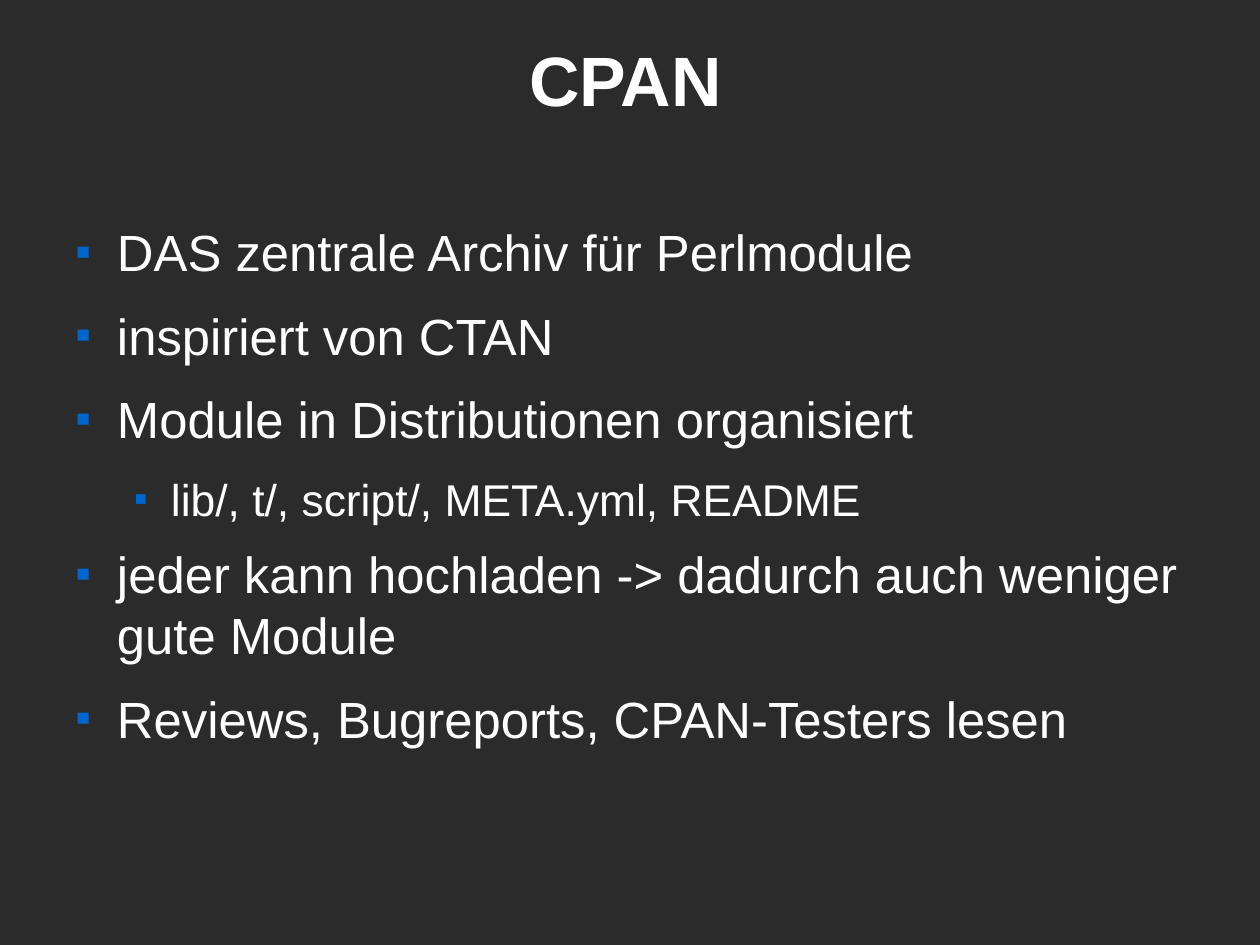
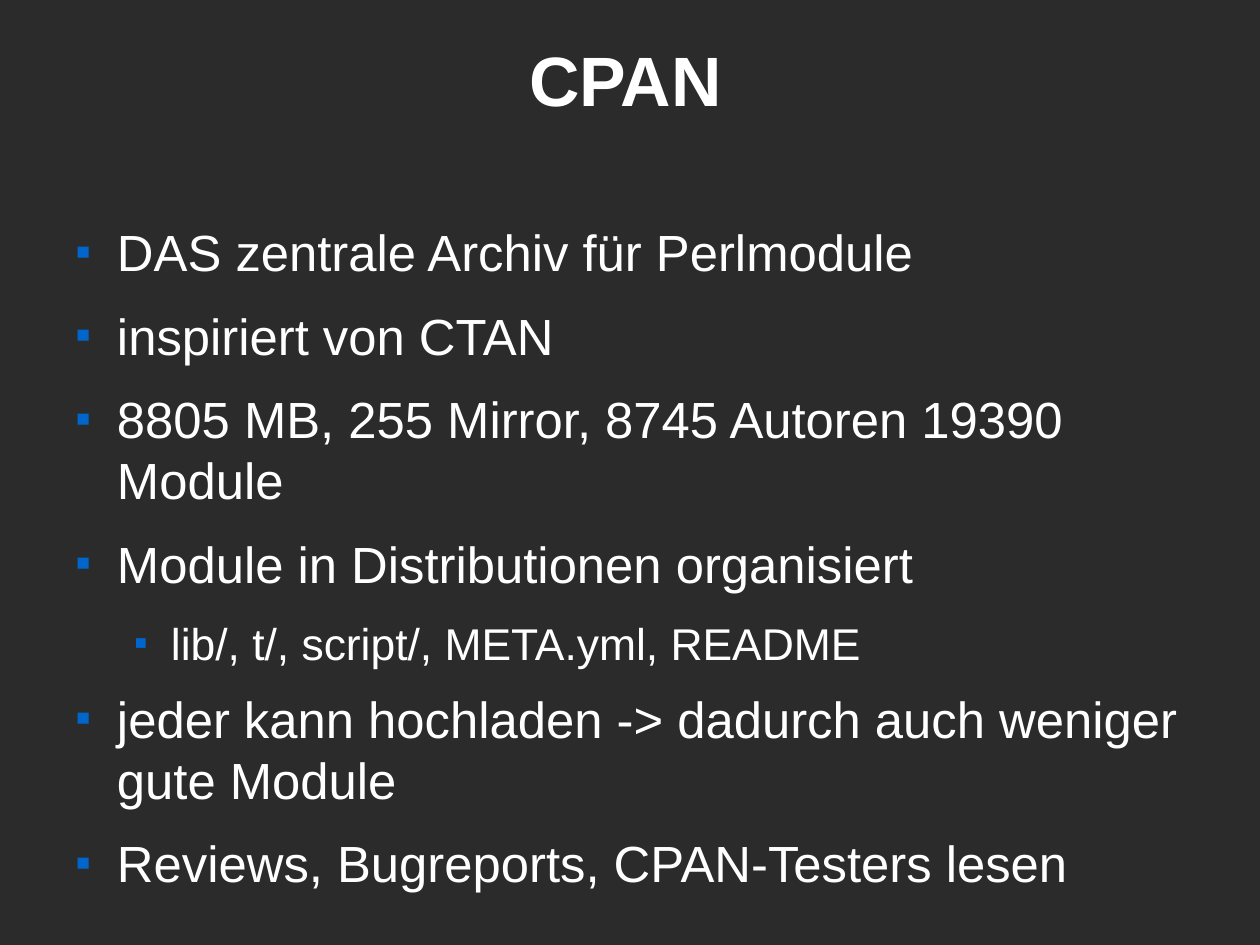
Before and after one commit to Caldrin/Vortrag_CLT, a slide deck: slide 5 of Modern Perl.odp. Drawn at 1260x945 pixels with LibreOffice and Linux fonts; fonts in the diff are those of the drawing; background and template pictures are left out; a plain dark background stands for a picture behind light text. Boxes give left, top, right and bottom in pixels: in the first picture for what was removed or moved away, otherwise in the second. Text is boxed around its words. In the diff, an @@ line names an element or a change of style, - is before the commit and + after.

```diff
--- a/Modern Perl.odp
+++ b/Modern Perl.odp
@@ text at (117,401,1062,500): paragraph added @@
+■ 8805 MB, 255 Mirror, 8745 Autoren 19390 Module
```
Also in this commit, not shown: 1 other slide changed, 1 slide added, 1 slide removed.
